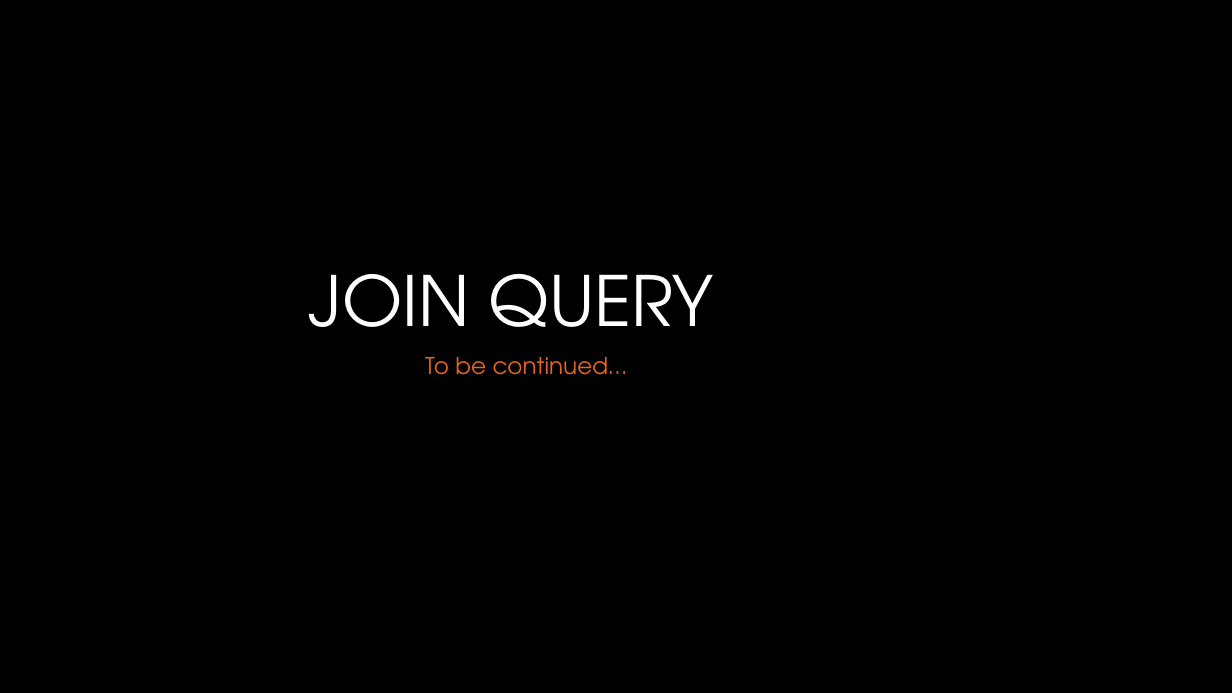
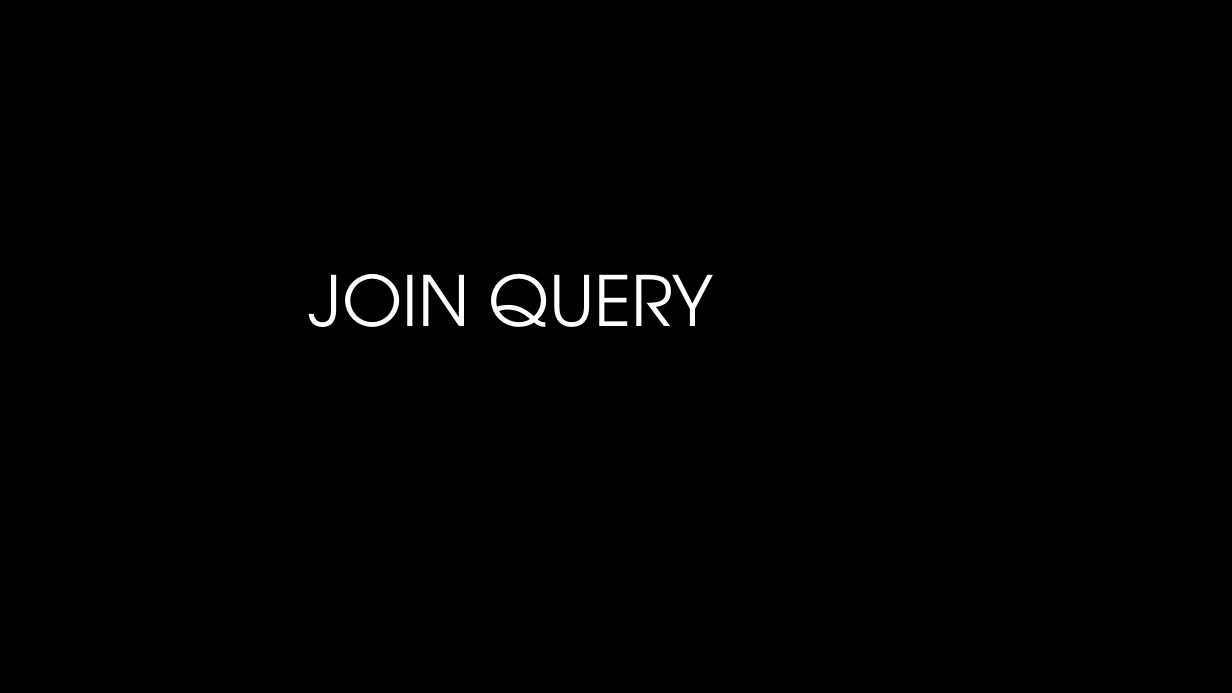
Before and after one commit to InCar/Training, a slide deck: slide 19 of Database/database.pptx. Drawn at 1232x693 pixels with LibreOffice and Linux fonts; fonts in the diff are those of the drawing; background and template pictures are left out. Boxes give left, top, right and bottom in pixels: in the first picture for what was removed or moved away, otherwise in the second. Text is boxed around its words. In the diff, an @@ line names an element or a change of style, - is before the commit and + after.

Commit message:
JOIN

```diff
--- a/Database/database.pptx
+++ b/Database/database.pptx
@@ text removed at <box>425,357,627,375</box> @@
-To be continued…
```
Also in this commit, not shown: 6 slides added.
